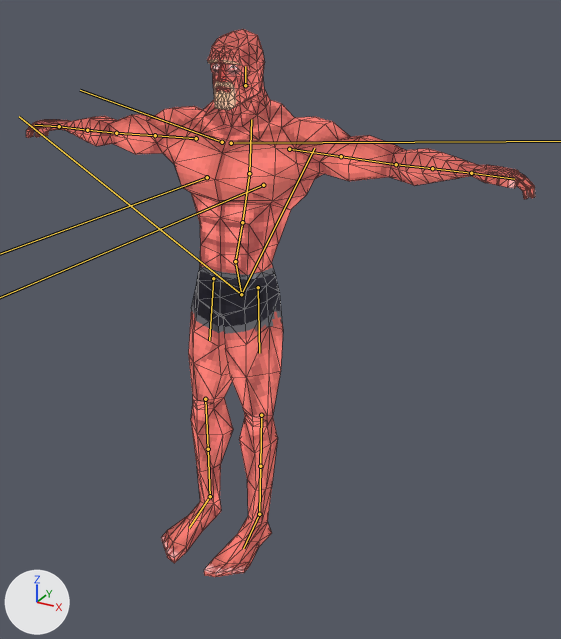
What one commit did to the glTF model data/import/human.gltf.
Both versions are drawn from a 50 mm lens placed at (1.47, -2.31, 2.13), pointed at (0.25, -0.08, 1.01). Lighting does not change. The marker at lower left points along +X, +Y and +Z. The bones that change are drawn over the model as lines. Mesh edges are drawn as thin lines.

In view in the first picture: 'human'.
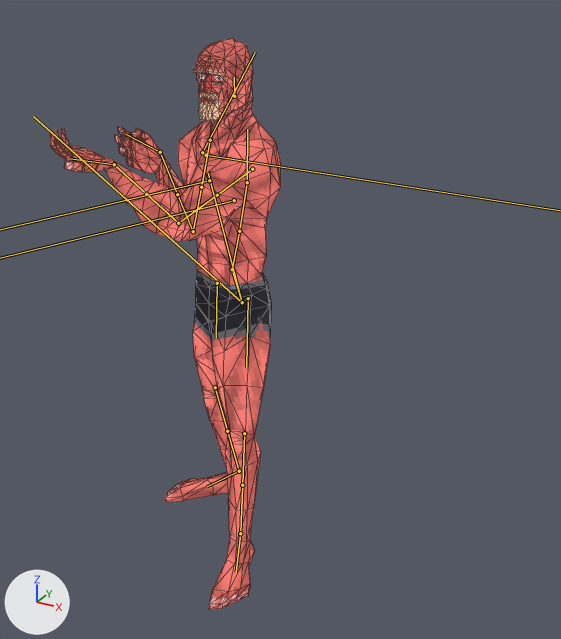
The newer file adds an action. The first version stands in its rest pose; the second is drawn at frame 1 of the action 'walk_ak_fire'.

What differs and where, as boxes (x1, y1, x2, y2) in the pictures (561 x 639 px):
'human', posed (55% narrower): before (26, 29, 535, 577); after (50, 38, 281, 610)
bone 'DEF-spine', root to tip: before (241, 294) to (235, 261); after (242, 302) to (232, 269)
bone 'DEF-spine.001', root to tip: before (235, 261) to (242, 222); after (232, 269) to (239, 231)
bone 'DEF-spine.002', root to tip: before (242, 222) to (249, 173); after (239, 231) to (247, 182)
bone 'DEF-spine.003', root to tip: before (249, 173) to (251, 119); after (247, 182) to (247, 129)
bone 'DEF-spine.006', root to tip: before (245, 85) to (245, 66); after (234, 96) to (234, 77)
bone 'DEF-pelvis.L', root to tip: before (241, 294) to (314, 148); after (242, 302) to (208, 173)
bone 'DEF-pelvis.R', root to tip: before (241, 294) to (19, 116); after (242, 302) to (33, 116)
bone 'DEF-thigh.L', root to tip: before (258, 287) to (259, 353); after (248, 298) to (246, 367)
bone 'DEF-shin.L', root to tip: before (261, 415) to (260, 466); after (244, 433) to (242, 485)
bone 'DEF-shin.L.001', root to tip: before (260, 466) to (259, 514); after (242, 485) to (240, 533)
bone 'DEF-foot.L', root to tip: before (259, 514) to (243, 548); after (240, 533) to (236, 572)
bone 'DEF-thigh.R', root to tip: before (213, 278) to (209, 340); after (217, 283) to (216, 338)
bone 'DEF-shin.R', root to tip: before (205, 399) to (208, 449); after (215, 387) to (227, 431)
bone 'DEF-shin.R.001', root to tip: before (208, 449) to (210, 496); after (227, 431) to (239, 471)
bone 'DEF-foot.R', root to tip: before (210, 496) to (189, 528); after (239, 471) to (207, 486)
bone 'DEF-upper_arm.L', root to tip: before (289, 149) to (341, 156); after (252, 169) to (217, 195)
bone 'DEF-upper_arm.L.001', root to tip: before (341, 156) to (396, 164); after (217, 195) to (178, 223)
bone 'DEF-forearm.L', root to tip: before (396, 164) to (432, 168); after (178, 223) to (146, 194)
bone 'DEF-forearm.L.001', root to tip: before (432, 168) to (471, 173); after (146, 194) to (114, 164)
bone 'DEF-hand.L', root to tip: before (471, 173) to (514, 179); after (114, 164) to (69, 158)
bone 'DEF-shoulder.R', root to tip: before (222, 142) to (80, 90); after (202, 152) to (255, 52)
bone 'DEF-upper_arm.R', root to tip: before (196, 138) to (155, 135); after (210, 140) to (201, 187)
bone 'DEF-upper_arm.R.001', root to tip: before (155, 135) to (116, 133); after (201, 187) to (193, 231)
bone 'DEF-forearm.R', root to tip: before (116, 133) to (87, 130); after (193, 231) to (177, 194)
bone 'DEF-forearm.R.001', root to tip: before (87, 130) to (59, 126); after (177, 194) to (160, 152)
bone 'DEF-hand.R', root to tip: before (59, 126) to (34, 125); after (160, 152) to (125, 134)

What the commit changed:
Bone 'DEF-spine' (bone_def_spine) moves from (0.0, 0.0, 0.0) to (0.009, -0.021, 0.02).
Bone 'DEF-spine' (bone_def_spine) turns from (0, 0, 0) to (1, -21, 5) degrees about its own x, y and z.
Bone 'DEF-spine.001' (bone_def_spine_001) turns from (0, 0, 0) to (3, 0, 2) degrees about its own x, y and z.
Bone 'DEF-spine.002' (bone_def_spine_002) turns from (0, 0, 0) to (3, 6, -4) degrees about its own x, y and z.
Bone 'DEF-spine.003' (bone_def_spine_003) turns from (0, 0, 0) to (0, -20, 0) degrees about its own x, y and z.
Bone 'DEF-spine.006' (bone_def_spine_006) turns from (0, 0, 0) to (-9, 33, -1) degrees about its own x, y and z.
Bone 'DEF-pelvis.L' (bone_def_pelvis_l) moves from (0.0, 0.0, 0.0) to (0.016, -0.006, -0.026).
Bone 'DEF-pelvis.L' (bone_def_pelvis_l) turns from (0, 0, 0) to (7, -13, -17) degrees about its own x, y and z.
Bone 'DEF-pelvis.R' (bone_def_pelvis_r) moves from (0.0, 0.0, 0.0) to (-0.023, -0.016, -0.013).
Bone 'DEF-pelvis.R' (bone_def_pelvis_r) turns from (0, 0, 0) to (-5, -17, -12) degrees about its own x, y and z.
Bone 'DEF-thigh.L' (bone_def_thigh_l) moves from (0.0, 0.0, 0.0) to (-0.047, 0.031, -0.015).
Bone 'DEF-thigh.L' (bone_def_thigh_l) turns from (0, 0, 0) to (-9, 21, 4) degrees about its own x, y and z.
Bone 'DEF-thigh.L' (bone_def_thigh_l) is rescaled from (1.0, 1.0, 1.0) to (1.01, 0.99, 1.01).
Bone 'DEF-shin.L' (bone_def_shin_l) turns from (0, 0, 0) to (10, 0, 0) degrees about its own x, y and z.
Bone 'DEF-shin.L.001' (bone_def_shin_l_001) turns from (0, 0, 0) to (0, -19, 0) degrees about its own x, y and z.
Bone 'DEF-foot.L' (bone_def_foot_l) turns from (0, 0, 0) to (2, -8, -22) degrees about its own x, y and z.
Bone 'DEF-foot.L' (bone_def_foot_l) is rescaled from (1.0, 1.0, 1.0) to (0.99, 1.0, 1.01).
Bone 'DEF-thigh.R' (bone_def_thigh_r) moves from (0.0, 0.0, 0.0) to (-0.019, 0.024, 0.015).
Bone 'DEF-thigh.R' (bone_def_thigh_r) turns from (0, 0, 0) to (3, 21, 13) degrees about its own x, y and z.
Bone 'DEF-thigh.R' (bone_def_thigh_r) is rescaled from (1.0, 1.0, 1.0) to (1.0, 0.99, 1.0).
Bone 'DEF-shin.R' (bone_def_shin_r) turns from (0, 0, 0) to (9, 0, 0) degrees about its own x, y and z.
Bone 'DEF-shin.R.001' (bone_def_shin_r_001) turns from (0, 0, 0) to (0, 15, 0) degrees about its own x, y and z.
Bone 'DEF-foot.R' (bone_def_foot_r) turns from (0, 0, 0) to (-12, 10, 9) degrees about its own x, y and z.
Bone 'DEF-foot.R' (bone_def_foot_r) is rescaled from (1.0, 1.0, 1.0) to (1.0, 1.0, 1.01).
Bone 'DEF-shoulder.L' (bone_def_shoulder_l) moves from (0.0, 0.0, 0.0) to (0.019, -0.087, -0.038).
Bone 'DEF-shoulder.L' (bone_def_shoulder_l) turns from (0, 0, 0) to (0, 8, -36) degrees about its own x, y and z.
Bone 'DEF-upper_arm.L' (bone_def_upper_arm_l) moves from (0.0, 0.0, 0.0) to (0.103, -0.048, 0.15).
Bone 'DEF-upper_arm.L' (bone_def_upper_arm_l) turns from (0, 0, 0) to (81, 37, -28) degrees about its own x, y and z.
Bone 'DEF-upper_arm.L' (bone_def_upper_arm_l) is rescaled from (1.0, 1.0, 1.0) to (1.01, 0.98, 1.01).
Bone 'DEF-upper_arm.L.001' (bone_def_upper_arm_l_001) turns from (0, 0, 0) to (0, -10, 0) degrees about its own x, y and z.
Bone 'DEF-forearm.L' (bone_def_forearm_l) turns from (0, 0, 0) to (68, -12, 3) degrees about its own x, y and z.
Bone 'DEF-forearm.L' (bone_def_forearm_l) is rescaled from (1.0, 1.0, 1.0) to (1.01, 0.95, 1.04).
Bone 'DEF-forearm.L.001' (bone_def_forearm_l_001) turns from (0, 0, 0) to (0, -80, 0) degrees about its own x, y and z.
Bone 'DEF-hand.L' (bone_def_hand_l) turns from (0, 0, 0) to (-52, -84, 89) degrees about its own x, y and z.
Bone 'DEF-hand.L' (bone_def_hand_l) is rescaled from (1.0, 1.0, 1.0) to (0.99, 1.02, 1.0).
Bone 'DEF-shoulder.R' (bone_def_shoulder_r) moves from (0.0, 0.0, 0.0) to (-0.063, 0.031, -0.035).
Bone 'DEF-shoulder.R' (bone_def_shoulder_r) turns from (0, 0, 0) to (7, -4, -36) degrees about its own x, y and z.
Bone 'DEF-upper_arm.R' (bone_def_upper_arm_r) moves from (0.0, 0.0, 0.0) to (0.007, -0.029, -0.05).
Bone 'DEF-upper_arm.R' (bone_def_upper_arm_r) turns from (0, 0, 0) to (-15, -11, 79) degrees about its own x, y and z.
Bone 'DEF-upper_arm.R' (bone_def_upper_arm_r) is rescaled from (1.0, 1.0, 1.0) to (1.03, 0.94, 1.03).
Bone 'DEF-upper_arm.R.001' (bone_def_upper_arm_r_001) turns from (0, 0, 0) to (0, -5, 0) degrees about its own x, y and z.
Bone 'DEF-forearm.R' (bone_def_forearm_r) turns from (0, 0, 0) to (130, 12, -4) degrees about its own x, y and z.
Bone 'DEF-forearm.R' (bone_def_forearm_r) is rescaled from (1.0, 1.0, 1.0) to (0.74, 1.75, 0.77).
Bone 'DEF-forearm.R.001' (bone_def_forearm_r_001) turns from (0, 0, 0) to (0, 6, 0) degrees about its own x, y and z.
Bone 'DEF-hand.R' (bone_def_hand_r) turns from (0, 0, 0) to (-43, 4, -18) degrees about its own x, y and z.
Bone 'DEF-hand.R' (bone_def_hand_r) is rescaled from (1.0, 1.0, 1.0) to (1.24, 1.15, 0.94).
Bone 'DEF-breast.L' (bone_def_breast_l) moves from (0.0, 0.0, 0.0) to (0.056, 0.107, -0.038).
Bone 'DEF-breast.L' (bone_def_breast_l) turns from (0, 0, 0) to (-7, -4, -36) degrees about its own x, y and z.
Bone 'DEF-breast.R' (bone_def_breast_r) moves from (0.0, 0.0, 0.0) to (0.011, -0.03, -0.021).
Bone 'DEF-breast.R' (bone_def_breast_r) turns from (0, 0, 0) to (-7, -4, -36) degrees about its own x, y and z.
